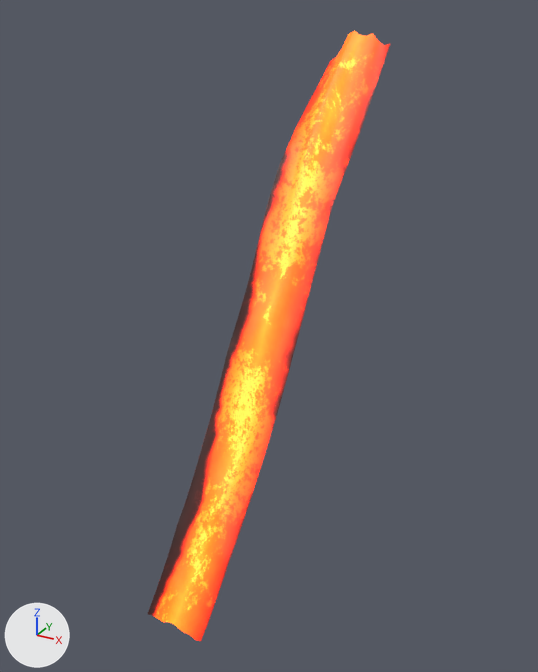
Renders of the glTF model flow_2_2.glb from each side of a commit.
One viewpoint serves both versions: a 50 mm lens placed at (7.38, -63.85, 63.68), pointed at (-2.87, -45.2, 54.36). Lighting does not change. The marker at lower left points along +X, +Y and +Z. The older version comes first.
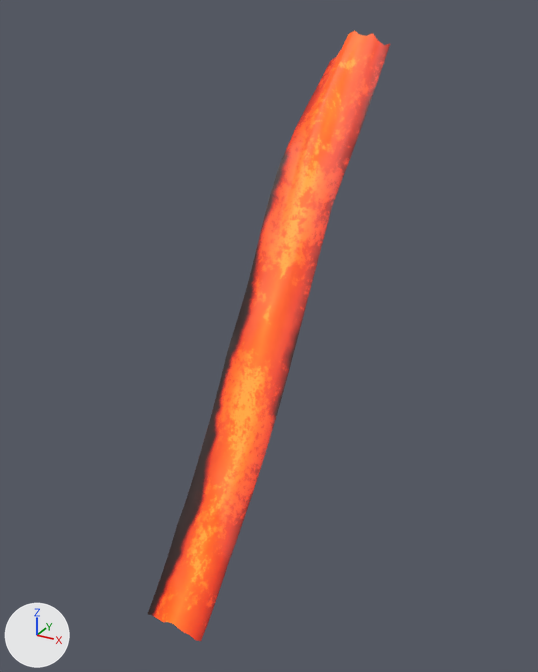
Location of each change, (x1, y1, x2, y2) in pixels of the pictures (538 x 672 px):
'Mesh_0', surface changed
    both: (148, 30, 391, 641)

Diff of the bpy script that builds the scene:
```diff
--- a/flow_2_2.glb.py
+++ b/flow_2_2.glb.py
@@ mat_material_0 @@
 n0 = _N.new('ShaderNodeBsdfPrincipled'); n0.name = 'Principled BSDF'
 n0.inputs[2].default_value = 0.55  # 'Roughness'
-n0.inputs[28].default_value = 2.6  # 'Emission Strength'
+n0.inputs[28].default_value = 1.0  # 'Emission Strength'
 n1 = _N.new('ShaderNodeOutputMaterial'); n1.name = 'Material Output'
```
